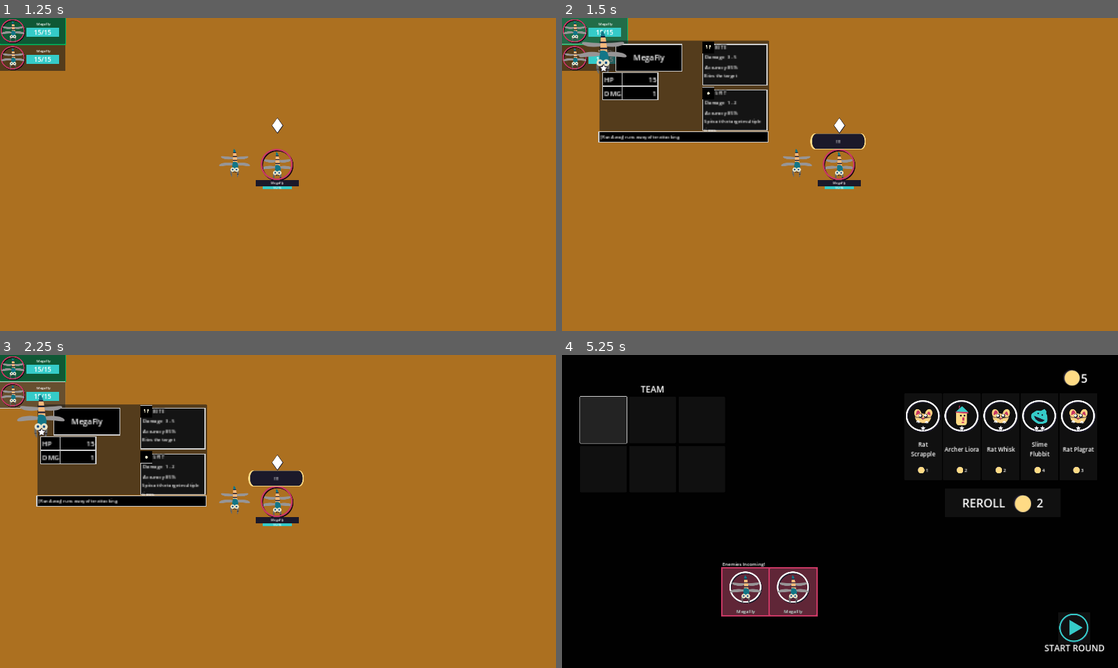
Above: before the commit, frames 1-4 (two rows, left to right).
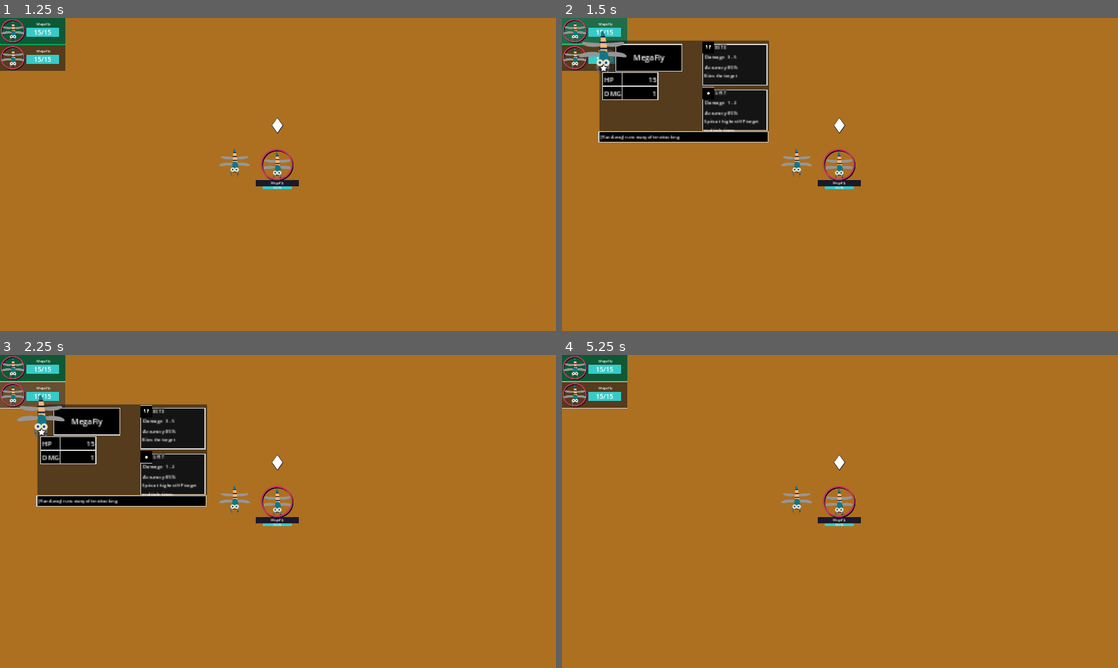
Above: after the commit, the same moments.

Repository: mathew-tran/mercmanager
Game: Godot game, scene res://Scenes/Main.tscn
The game is run twice, just before and just after one commit, with the same random seed, the same clock (stepped at 60 frames per second) and the same inputs.
Inputs (mouse positions are in pixels of both pictures, inside the frame that each line leads up to):
- Up to frame 1 (1.25 s): click "START ROUND" at 0.5 s
- Up to frame 2 (1.5 s): click "MegaFly" at 1.25 s
- Up to frame 3 (2.25 s): click "MegaFly" at 2 s
- Up to frame 4 (5.25 s): click "START ROUND" (after the commit: "MegaFly") at 2.75 s; click "MegaFly" at 3.5 s; click "MegaFly" at 4.25 s; click (600, 420) at 5.02 s

Frame 1 is identical in both runs. In frame 2, 0.6% of the frame differs, in the area x 25-55%, y 32-42%; in frame 3, 0.6%; in frame 4, 100%, in the area x 0-100%, y 0-100%.
Error after the commit: Invalid call. Nonexistent function 'GetHealthComponent' in base 'Nil'. (res://Scripts/Autoload/Helper.gd:38)

Commit message:
be able to change targets on attack moves

Diff:
--- a/Scripts/Autoload/Helper.gd
+++ b/Scripts/Autoload/Helper.gd
@@ -32,25 +32,76 @@
 			enemies.append(unit)
 	return enemies
 
-func GetClosestEnemy(charRef: Character, bIsAlive = true) -> Character:
-	var enemyUnits = GetEnemyUnits(charRef)
-	if len(enemyUnits) == 0:
-		return null
+func GetClosestUnitInGroup(enemyGroup, charRef: Character, bIsAlive = true) -> Character:
 	var closestEnemy = null
-	for enemy in enemyUnits:
+	for enemy in enemyGroup:
 		if enemy.GetHealthComponent().IsAlive() == bIsAlive:
 			closestEnemy = enemy
 			break
 	if closestEnemy == null:
 		return null
 	var closestDistance = charRef.global_position.distance_to(closestEnemy.global_position)
-	for enemy in enemyUnits:
+	for enemy in enemyGroup:
 		if enemy.GetHealthComponent().IsAlive() == bIsAlive:
 			var distance = enemy.global_position.distance_to(charRef.global_position)
 			if distance < closestDistance:
 				closestDistance = distance
 				closestEnemy = enemy
 	return closestEnemy
+
+func GetLowestHPUnitInGroup(enemyGroup, charRef: Character, bIsAlive = true) -> Character:
+	var chosenEnemy = null
+	var lowestHealth = 999999999
+	for enemy in enemyGroup:
+		if enemy.GetHealthComponent().IsAlive() == bIsAlive:
+			chosenEnemy = enemy
+			lowestHealth = chosenEnemy.GetHealthComponent().Health
+			break
+	if chosenEnemy == null:
+		return null
+	for enemy in enemyGroup:
+		if enemy.GetHealthComponent().IsAlive() == bIsAlive:
+			var currentHealth = enemy.GetHealthComponent().Health
+			if lowestHealth > currentHealth:
+				lowestHealth = currentHealth
+				chosenEnemy = enemy
+	return chosenEnemy
+
+func GetHighestHPUnitInGroup(enemyGroup, charRef: Character, bIsAlive = true) -> Character:
+	var chosenEnemy = null
+	var highestHealth = -999999999
+	for enemy in enemyGroup:
+		if enemy.GetHealthComponent().IsAlive() == bIsAlive:
+			chosenEnemy = enemy
+			highestHealth = chosenEnemy.GetHealthComponent().Health
+			break
+	if chosenEnemy == null:
+		return null
+	for enemy in enemyGroup:
+		if enemy.GetHealthComponent().IsAlive() == bIsAlive:
+			var currentHealth = enemy.GetHealthComponent().Health
+			if highestHealth < currentHealth:
+				highestHealth = currentHealth
+				chosenEnemy = enemy
+	return chosenEnemy
+
+func GetHighestHPEnemy(charRef: Character, bIsAlive = true) -> Character:
+	var enemyUnits = GetEnemyUnits(charRef)
+	if len(enemyUnits) == 0:
+		return null
+	return GetHighestHPUnitInGroup(enemyUnits, charRef, bIsAlive)
+
+func GetLowestHPEnemy(charRef: Character, bIsAlive = true) -> Character:
+	var enemyUnits = GetEnemyUnits(charRef)
+	if len(enemyUnits) == 0:
+		return null
+	return GetLowestHPUnitInGroup(enemyUnits, charRef, bIsAlive)
+
+func GetClosestEnemy(charRef: Character, bIsAlive = true) -> Character:
+	var enemyUnits = GetEnemyUnits(charRef)
+	if len(enemyUnits) == 0:
+		return null
+	return GetClosestUnitInGroup(enemyUnits, charRef, bIsAlive)
 
 func GetFollowCamera() -> FollowCamera:
 	var camera = get_tree().get_nodes_in_group("FollowCamera")
--- a/Scripts/Data/DataType/AttackMove.gd
+++ b/Scripts/Data/DataType/AttackMove.gd
@@ -2,9 +2,25 @@
 
 class_name AttackMove
 
+enum TARGETING_TYPE {
+	CLOSEST,
+	LOWEST_HP,
+	HIGHEST_HP
+}
 @export var BaseDamage = 1
 @export var DamageRange = 0
 @export var HitAmount = 1
+@export var TargetingType = TARGETING_TYPE.CLOSEST
+
+func GetTargets(owner : Character) -> Array[Character]:
+	match TargetingType:
+		TARGETING_TYPE.CLOSEST:
+			return [Helper.GetClosestEnemy(owner, true)]
+		TARGETING_TYPE.LOWEST_HP:
+			return [Helper.GetLowestHPEnemy(owner, true)]
+		TARGETING_TYPE.HIGHEST_HP:
+			return [Helper.GetHighestHPEnemy(owner, true)]
+	return []
 
 func Execute(owner : Character, targets : Array[Character]):
 	if HasMoveSucceeded():
--- a/Scripts/Data/DataType/Move/AttackMove_Spit.tres
+++ b/Scripts/Data/DataType/Move/AttackMove_Spit.tres
@@ -15,9 +15,10 @@
 BaseDamage = 1
 DamageRange = 1
 HitAmount = 5
+TargetingType = 2
 Name = "Spit"
 PercentChance = 85
-MoveDescription = "Spits at the target multiple times."
+MoveDescription = "Spits at  highest HP target multiple times."
 MoveRange = 250
 TimeToActive = 0.2
 Effect = SubResource("Resource_3egw8")
--- a/Scripts/Data/DataType/Move/AttackMove_Strike.tres
+++ b/Scripts/Data/DataType/Move/AttackMove_Strike.tres
@@ -15,6 +15,7 @@
 BaseDamage = 1
 DamageRange = 3
 HitAmount = 3
+TargetingType = 1
 Name = "Strike"
 PercentChance = 95
 MoveDescription = "Multi-slash weakest target"
--- a/Scripts/Game/AIController.gd
+++ b/Scripts/Game/AIController.gd
@@ -49,14 +49,15 @@
 			RunAwayAI(delta)
 
 func RunAttackAI(delta):
-	var nearestEnemy = Helper.GetClosestEnemy(CharRef)
-	if is_instance_valid(nearestEnemy):
-		nearestEnemy.ShowUI(true)
+	var validTargets = MoveToUse.GetTargets(CharRef)
+
+	if len(validTargets) > 0:
+		var nearestEnemy = Helper.GetClosestUnitInGroup(validTargets, CharRef, true)
 		if IsCloseToPosition(CharRef, nearestEnemy.global_position) == false:
 			MoveToPosition(CharRef, nearestEnemy.global_position, delta)
 		else:
 			bIsRunning = false
-			await MoveToUse.AttemptToDoMove(CharRef, [nearestEnemy])
+			await MoveToUse.AttemptToDoMove(CharRef, validTargets)
 			ActionComplete.emit()
 			nearestEnemy.ShowUI(false)
 	else:
